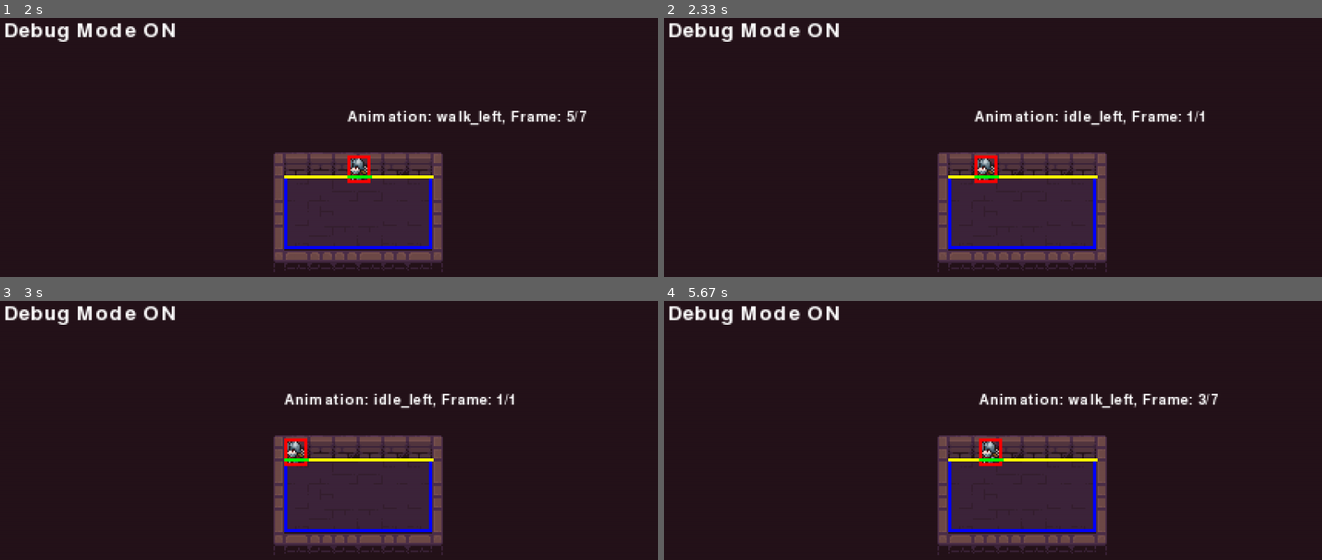
Above: before the commit, frames 1-4 (two rows, left to right).
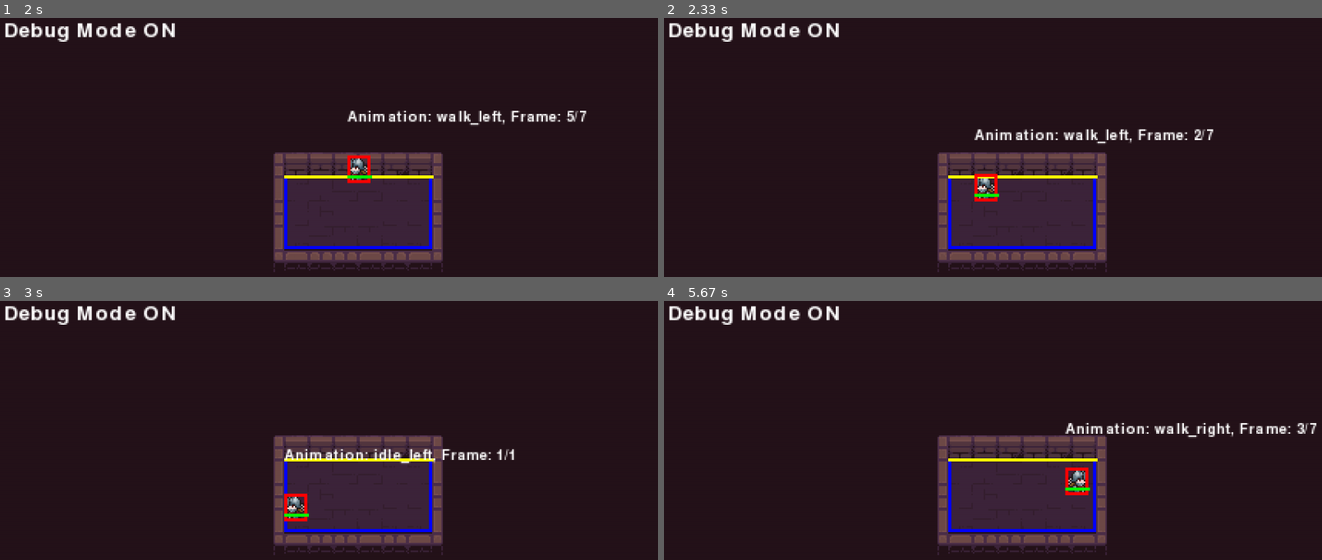
Above: after the commit, the same moments.

Repository: asaran07/DungeonAdventure
Game: pygame game, started from src/application.py
Same seed, same stepped clock (60 frames per second), same inputs: the game is played once before the commit and once after it.
Inputs:
- Up to frame 1 (2 s): hold Right 0.33-0.8 s; hold Up 0.83-1.13 s; hold Left from 1.67 s (still down); tap B at 1.82 s
- Up to frame 2 (2.33 s): release Left at 2.2 s; hold S from 2.23 s (still down)
- Up to frame 3 (3 s): release S at 2.53 s; hold Left 2.57-2.97 s
- Up to frame 4 (5.67 s): hold W 3-3.37 s; tap B at 3.15, 4.62 s; hold Right 3.4-4.03 s; hold S 4.07-4.43 s; hold Left 4.47-4.93 s; hold D 4.97-5.43 s; hold Up from 5.47 s (still down)

Frame 1 is identical in both runs. In frame 2, 2.3% of the frame differs, in the area x 47-84%, y 35-71%; in frame 3, 2.3%; in frame 4, 2.5%, in the area x 47-100%, y 35-75%.

Commit message:
Fixed filepaths in application.py and py_player.py
Added WASD movement controls in py_player.py

Set Room 15 to exit room and added the Abstraction pillar to room 12 in dungeon_generator.py

Added game win condition in the enter_room method of player_action_controller.py

Diff:
--- a/src/application.py
+++ b/src/application.py
@@ -17,7 +17,7 @@
         self.window_height = self.height * self.scale_factor
         self.screen = pygame.display.set_mode((self.window_width, self.window_height))
         self.background = pygame.image.load(
-            "/Users/saran/DungeonAdventure/src/resources/default_background.png"
+            "resources/default_background.png"
         )
         self.background = pygame.transform.scale(
             self.background, (self.width, self.height)
@@ -26,7 +26,7 @@
         pygame.display.set_caption("Dungeon Adventure")
 
         self.rooms = pygame.sprite.Group()
-        room = PyRoom("/Users/saran/DungeonAdventure/src/resources/basic_room.png")
+        room = PyRoom("resources/basic_room.png")
         room.rect.center = (self.width // 2, self.height // 2)
         self.rooms.add(room)
 
--- a/src/characters/py_player.py
+++ b/src/characters/py_player.py
@@ -21,7 +21,7 @@
         # TODO: Extract this animation functionality into its own class.
 
         base_path = (
-            "/Users/saran/DungeonAdventure/src/resources/hero_animations/hero_walk/"
+            "resources/hero_animations/hero_walk/"
         )
 
         # Load idle animation (single frame)
@@ -73,8 +73,8 @@
 
     def update(self, dt, floor_rect):
         keys = pygame.key.get_pressed()
-        dx = (keys[pygame.K_RIGHT] - keys[pygame.K_LEFT]) * self.speed
-        dy = (keys[pygame.K_DOWN] - keys[pygame.K_UP]) * self.speed
+        dx = ((keys[pygame.K_RIGHT] or keys[pygame.K_d]) - (keys[pygame.K_LEFT] or keys[pygame.K_a])) * self.speed
+        dy = ((keys[pygame.K_DOWN] or keys[pygame.K_s]) - (keys[pygame.K_UP] or keys[pygame.K_w])) * self.speed
 
         # Then depending on which way we're facing, we play that certain animation group
         if dx > 0:
--- a/src/controllers/player_action_controller.py
+++ b/src/controllers/player_action_controller.py
@@ -201,6 +201,12 @@
         self._handle_room_hazards()
         self._display_room_contents()
         self._handle_room_encounters()
+        if self.current_room.room_type == RoomType.EXIT:
+            if self._check_item_in_inventory("Abstraction Pillar"):
+                # and self._check_item_in_inventory("Encapsulation Pillar") and self._check_item_in_inventory("Inheritance Pillar") and self._check_item_in_inventory("Polymorphism Pillar"):
+                print(f"{self.player.name} has defeated the dungeon and won the game!")
+                self._end_game()
+
 
     def _handle_room_hazards(self):
         if self.current_room.room_type == RoomType.PIT:
--- a/src/dungeon/dungeon_generator.py
+++ b/src/dungeon/dungeon_generator.py
@@ -1,6 +1,6 @@
 from src.characters.monster import Monster
 from src.dungeon import Dungeon
-from src.enums import Direction
+from src.enums import Direction, PillarType, RoomType
 from src.items.item_factory import ItemFactory
 
 
@@ -79,4 +79,11 @@
             Monster("Gobby King", max_hp=50, base_min_damage=15, base_max_damage=25)
         )
 
+        room12 = dungeon.get_room("Room 12")
+        room12.add_item(item_factory.create_pillar(PillarType.ABSTRACTION, "Abstraction Pillar",
+                                                   "A pillar that is a bit abstract", 1.0))
+
+        room15 = dungeon.get_room("Room 15 - Exit Chamber")
+        room15.set_room_type(RoomType.EXIT)
+
         return dungeon
